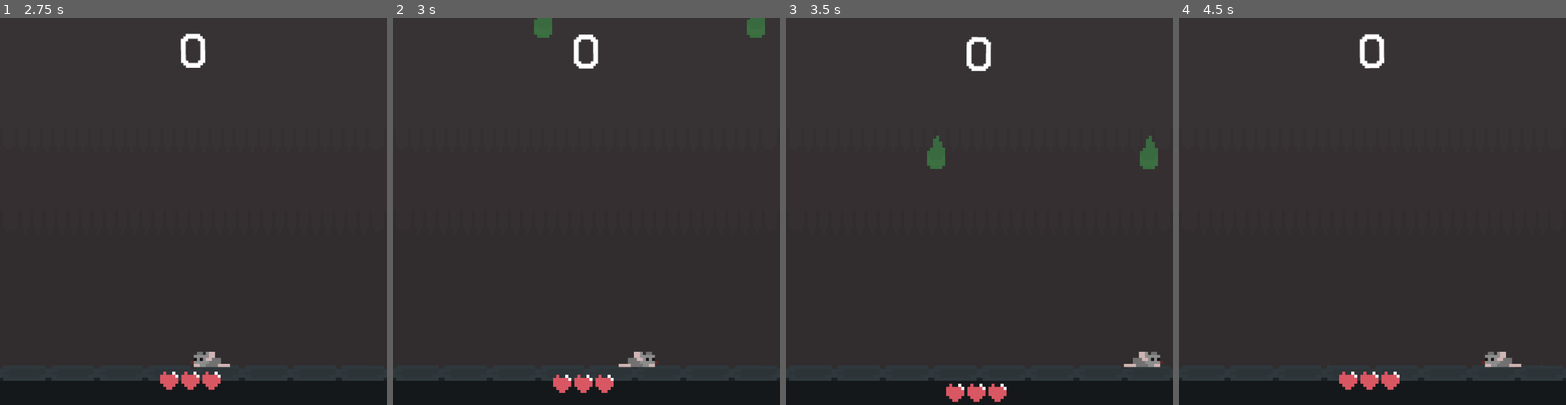
Above: before the commit, frames 1-4 (left to right).
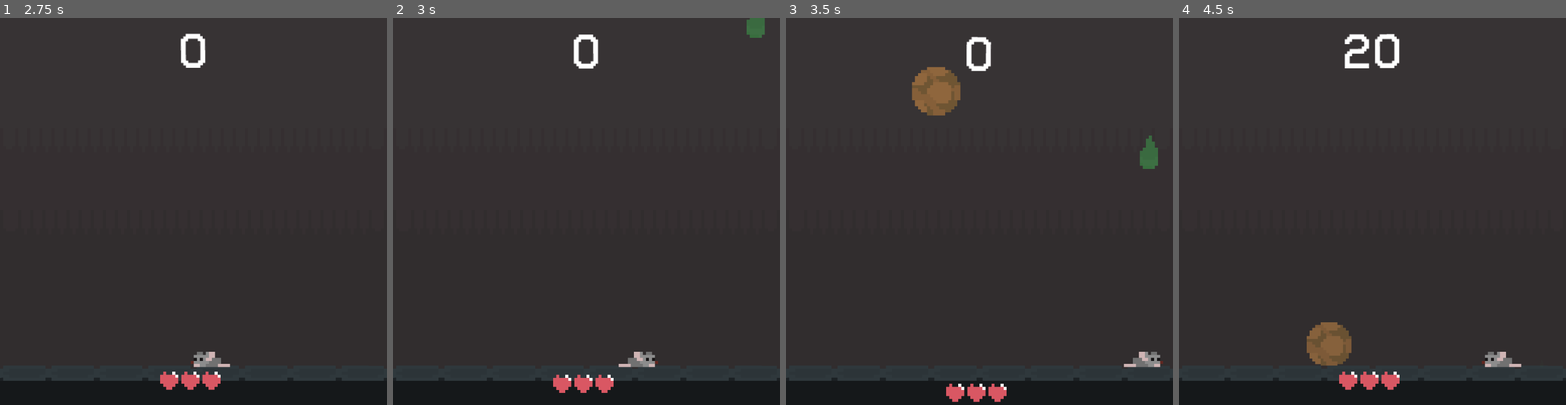
Above: after the commit, the same moments.

Repository: deathflute03/theLiittleGameShoW
Game: Godot game, scene res://scenes/mainGame/mainGame.tscn
The game is run twice, just before and just after one commit, with the same random seed, the same clock (stepped at 60 frames per second) and the same inputs. This scene is started directly instead of the project's main scene. Sound files missing from this copy of the repository are replaced by a short silence.
Inputs:
- Up to frame 1 (2.75 s): hold D (playerRight) 0.53-2.03 s; hold A (playerLeft) from 2.03 s (still down)
- Up to frame 2 (3 s): release A (playerLeft) at 2.78 s; hold D (playerRight) from 2.78 s (still down)
- Up to frame 3 (3.5 s): keep holding D (playerRight)
- Up to frame 4 (4.5 s): release D (playerRight) at 4.28 s; hold A (playerLeft) from 4.28 s (still down)

Frame 1 is identical in both runs. In frame 2, 0.2% of the frame differs, in the area x 36-97%, y 0-6%; in frame 3, 1.6%; in frame 4, 1.9%, in the area x 33-57%, y 4-90%.

Commit message:
balancing and new projectile

Diff:
--- a/theLittleGameShow/intro/intro.gd
+++ b/theLittleGameShow/intro/intro.gd
@@ -38,18 +38,17 @@
 
 func _loadImage():
 	var tween = create_tween()
-	tween.tween_property(display, "modulate:a", 0.0, 0.5)
+	tween.tween_property(display, "modulate:a", 0.0, 0.2)
 
 	var image = load(images[imageNum])
 	display.texture = image
 
-	tween.tween_property(display, "modulate:a", 1.0, 0.5)
+	tween.tween_property(display, "modulate:a", 1.0, 0.2)
 	await tween.finished
 
 
 func _on_next_button_pressed() -> void:
 	if imageNum < len(images) -1:
-		print("CLICK")
 		imageNum += 1
 		_loadImage()
 		clickSound.play()
--- a/theLittleGameShow/intro/intro.tscn
+++ b/theLittleGameShow/intro/intro.tscn
@@ -6,6 +6,7 @@
 [ext_resource type="Texture2D" uid="uid://bdl8pxvtmlmgi" path="res://intro/button/buttonNormal.png" id="4_vyos2"]
 [ext_resource type="Texture2D" uid="uid://b34v423nvgnci" path="res://intro/button/buttonDown.png" id="5_1q7h5"]
 [ext_resource type="AudioStream" uid="uid://ba6jwvw4uksge" path="res://intro/button/click.mp3" id="6_1q7h5"]
+[ext_resource type="Texture2D" uid="uid://bxe4kx2ehy1gm" path="res://deathScreen/bG.png" id="7_a5lnx"]
 
 [node name="Intro" type="Control" unique_id=297636444]
 layout_mode = 3
@@ -70,4 +71,11 @@
 stream = ExtResource("6_1q7h5")
 volume_db = -5.0
 
+[node name="bG" type="TextureRect" parent="." unique_id=1328591933]
+z_index = -2
+layout_mode = 0
+offset_right = 40.0
+offset_bottom = 40.0
+texture = ExtResource("7_a5lnx")
+
 [connection signal="pressed" from="CanvasLayer/nextButton" to="." method="_on_next_button_pressed"]
--- a/theLittleGameShow/scenes/binFall/binFall.gd
+++ b/theLittleGameShow/scenes/binFall/binFall.gd
@@ -83,6 +83,9 @@
 			can_deal_damage = false
 			hit_player = true
 
+			camera.trigger_shake()
+			fallAudio.play()
+
 			var tween = get_tree().create_tween()
 			tween.tween_callback(RemoveHealth)
 			tween.tween_property(sprite, "modulate:a", 0.0, 0.5)
--- a/theLittleGameShow/scenes/binFall/binFall.tscn
+++ b/theLittleGameShow/scenes/binFall/binFall.tscn
@@ -72,6 +72,6 @@
 
 [node name="audioAlert" type="AudioStreamPlayer" parent="." unique_id=370517322]
 stream = ExtResource("5_xl5il")
-volume_db = -15.0
+volume_db = -20.0
 
 [connection signal="body_entered" from="area" to="." method="_on_area_body_entered"]
--- /dev/null
+++ b/theLittleGameShow/scenes/dirt/dirt.gd
@@ -0,0 +1,55 @@
+extends CharacterBody2D
+
+
+var SPEED = 0.0
+var maxSPEED = randf_range(55, 65)
+var damage = 1
+var score = 20
+var heal = 0
+
+@onready var sprite = $sprite
+@onready var audioLanding = $audioLanding
+
+func _physics_process(delta: float) -> void:
+	if not is_on_floor():
+		SPEED = lerp(SPEED, maxSPEED, 0.08)
+		velocity.y += SPEED * delta
+
+
+	checkFinish()
+	move_and_slide()
+
+var finishing := false
+
+func checkFinish():
+	if is_on_floor_only() and not finishing:
+		finishing = true
+		audioLanding.play()
+		var tween = get_tree().create_tween()
+		tween.tween_property(sprite, "modulate:a", 0.0, 2.5)
+		tween.parallel().tween_property(self, "scale", Vector2(0.2,0.2), 2.5)
+		tween.tween_callback(queue_free)
+		addScore()
+
+
+func addScore():
+
+	globalValues.score += score
+
+func RemoveHealth():
+	globalValues.playerHealth -= damage
+
+func addHealth():
+	globalValues.playerHealth += heal
+
+func _on_area_body_entered(body: Node2D) -> void:
+	if body is CharacterBody2D:
+		if body.name == "PlayerScene" and !is_on_floor():
+
+			var tween = get_tree().create_tween()
+
+			tween.tween_property(sprite, "modulate:a", 0.0, 0.5)
+			tween.parallel().tween_property(self, "scale", Vector2(0.2,0.2), 0.2)
+
+			tween.tween_callback(RemoveHealth)
+			tween.tween_callback(queue_free)
--- /dev/null
+++ b/theLittleGameShow/scenes/dirt/dirt.tscn
@@ -0,0 +1,35 @@
+[gd_scene format=3 uid="uid://bq0etfn8a1ojr"]
+
+[ext_resource type="Script" uid="uid://baebqel16ii2x" path="res://scenes/dirt/dirt.gd" id="1_0so0k"]
+[ext_resource type="Texture2D" uid="uid://bk27ce2t28f1u" path="res://scenes/dirt/dirt.png" id="1_urtws"]
+[ext_resource type="AudioStream" uid="uid://d3gm2xmfmyo07" path="res://scenes/dirt/land.mp3" id="2_phdf4"]
+
+[sub_resource type="RectangleShape2D" id="RectangleShape2D_qywog"]
+size = Vector2(16, 16)
+
+[sub_resource type="RectangleShape2D" id="RectangleShape2D_1j0vx"]
+size = Vector2(16, 16)
+
+[node name="dirt" type="CharacterBody2D" unique_id=1255048647]
+collision_layer = 2
+script = ExtResource("1_0so0k")
+
+[node name="sprite" type="Sprite2D" parent="." unique_id=1055290089]
+texture = ExtResource("1_urtws")
+
+[node name="collision" type="CollisionShape2D" parent="." unique_id=746044521]
+shape = SubResource("RectangleShape2D_qywog")
+
+[node name="area" type="Area2D" parent="." unique_id=1637458898]
+collision_layer = 2
+collision_mask = 129
+
+[node name="collision" type="CollisionShape2D" parent="area" unique_id=1840057511]
+shape = SubResource("RectangleShape2D_1j0vx")
+debug_color = Color(0.96421045, 0.12812573, 0.36343232, 0.41960785)
+
+[node name="audioLanding" type="AudioStreamPlayer" parent="." unique_id=1095594078]
+stream = ExtResource("2_phdf4")
+volume_db = -5.0
+
+[connection signal="body_entered" from="area" to="." method="_on_area_body_entered"]
--- a/theLittleGameShow/scenes/mainGame/mainGame.tscn
+++ b/theLittleGameShow/scenes/mainGame/mainGame.tscn
@@ -9,6 +9,7 @@
 [ext_resource type="Script" uid="uid://br3122ai3bk60" path="res://scenes/mainGame/spawn.gd" id="6_s4nnb"]
 [ext_resource type="PackedScene" uid="uid://gnihcxpckec" path="res://scenes/acidDrop/acidDrop.tscn" id="8_imv2l"]
 [ext_resource type="PackedScene" uid="uid://bafoq28f63i8q" path="res://scenes/cheese/cheese.tscn" id="8_rj1ge"]
+[ext_resource type="PackedScene" uid="uid://bq0etfn8a1ojr" path="res://scenes/dirt/dirt.tscn" id="10_ifudq"]
 [ext_resource type="AudioStream" uid="uid://x1fqayjrppg2" path="res://scenes/mainGame/music.mp3" id="10_pcnym"]
 
 [sub_resource type="RectangleShape2D" id="RectangleShape2D_1j0vx"]
@@ -64,6 +65,7 @@
 cheese_scene = ExtResource("8_rj1ge")
 drop_scene = ExtResource("8_imv2l")
 bin_scene = ExtResource("4_o3sv8")
+dirt_scene = ExtResource("10_ifudq")
 
 [node name="music" type="AudioStreamPlayer" parent="." unique_id=1939451634]
 stream = ExtResource("10_pcnym")
--- a/theLittleGameShow/scenes/mainGame/spawn.gd
+++ b/theLittleGameShow/scenes/mainGame/spawn.gd
@@ -3,6 +3,7 @@
 @export var cheese_scene: PackedScene
 @export var drop_scene: PackedScene
 @export var bin_scene: PackedScene
+@export var dirt_scene: PackedScene
 
 @onready var music = $"../music"
 @onready var timer = $"../spawnTimer"
@@ -29,15 +30,24 @@
 	var min_distance = 24.0
 
 	for i in range(amount):
+		var cheese_count = get_tree().get_nodes_in_group("cheese_items").size()
+		var drop_count = get_tree().get_nodes_in_group("drop_items").size()
+		var dirt_count = get_tree().get_nodes_in_group("dirt_items").size()
+		var bin_count = get_tree().get_nodes_in_group("bin_items").size()
+
 		var num = rng.randi_range(0, 99)
 		var selected_scene: PackedScene = null
 
-		if num < 5:
+		if num < 15 and cheese_count < 2:
 			selected_scene = cheese_scene
-		elif num < 70:
+		elif num < 50 and drop_count < 3:
 			selected_scene = drop_scene
+		elif num < 80 and dirt_count < 2:
+			selected_scene = dirt_scene
+		elif num >= 80 and bin_count < 3:
+			selected_scene = bin_scene
 		else:
-			selected_scene = bin_scene
+			continue
 
 		if selected_scene:
 			var spawn_x = 0.0
@@ -70,6 +80,16 @@
 			spawned_x_positions.append(spawn_x)
 
 			var instance = selected_scene.instantiate()
+
+			if selected_scene == cheese_scene:
+				instance.add_to_group("cheese_items")
+			elif selected_scene == drop_scene:
+				instance.add_to_group("drop_items")
+			elif selected_scene == dirt_scene:
+				instance.add_to_group("dirt_items")
+			elif selected_scene == bin_scene:
+				instance.add_to_group("bin_items")
+
 			instance.global_position.x = spawn_x
 			instance.position.y = -32
 			get_parent().add_child.call_deferred(instance)
Not shown, added: theLittleGameShow/export_presets.cfg
Not shown, added: theLittleGameShow/scenes/dirt/dirt.gd.uid
Binary file added: theLittleGameShow/scenes/dirt/dirt.png
Not shown, added: theLittleGameShow/scenes/dirt/dirt.png.import
Not shown, added: theLittleGameShow/scenes/dirt/land.mp3.import
Not shown, added: theLittleGameShow/scenes/dirt/land.mp3
